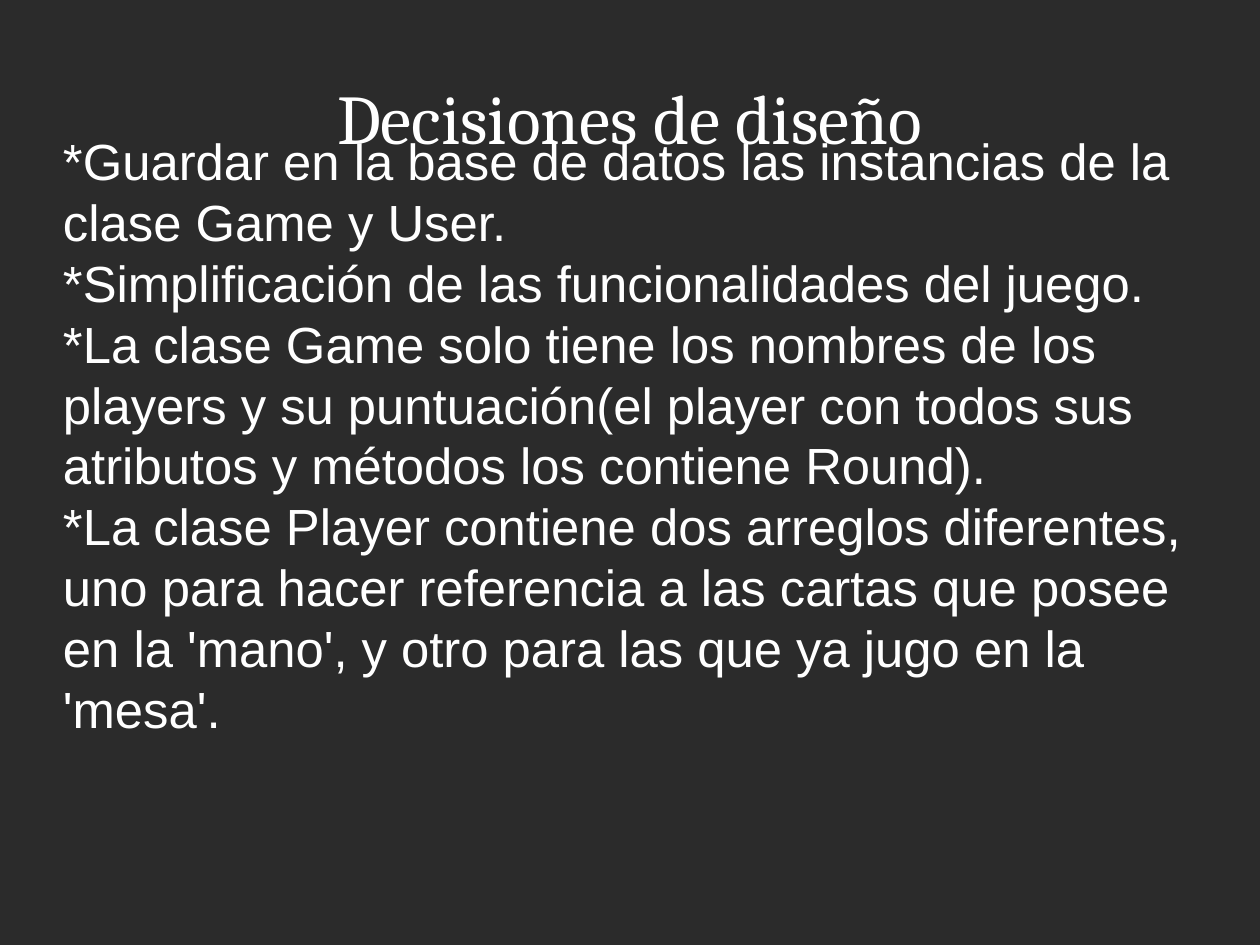
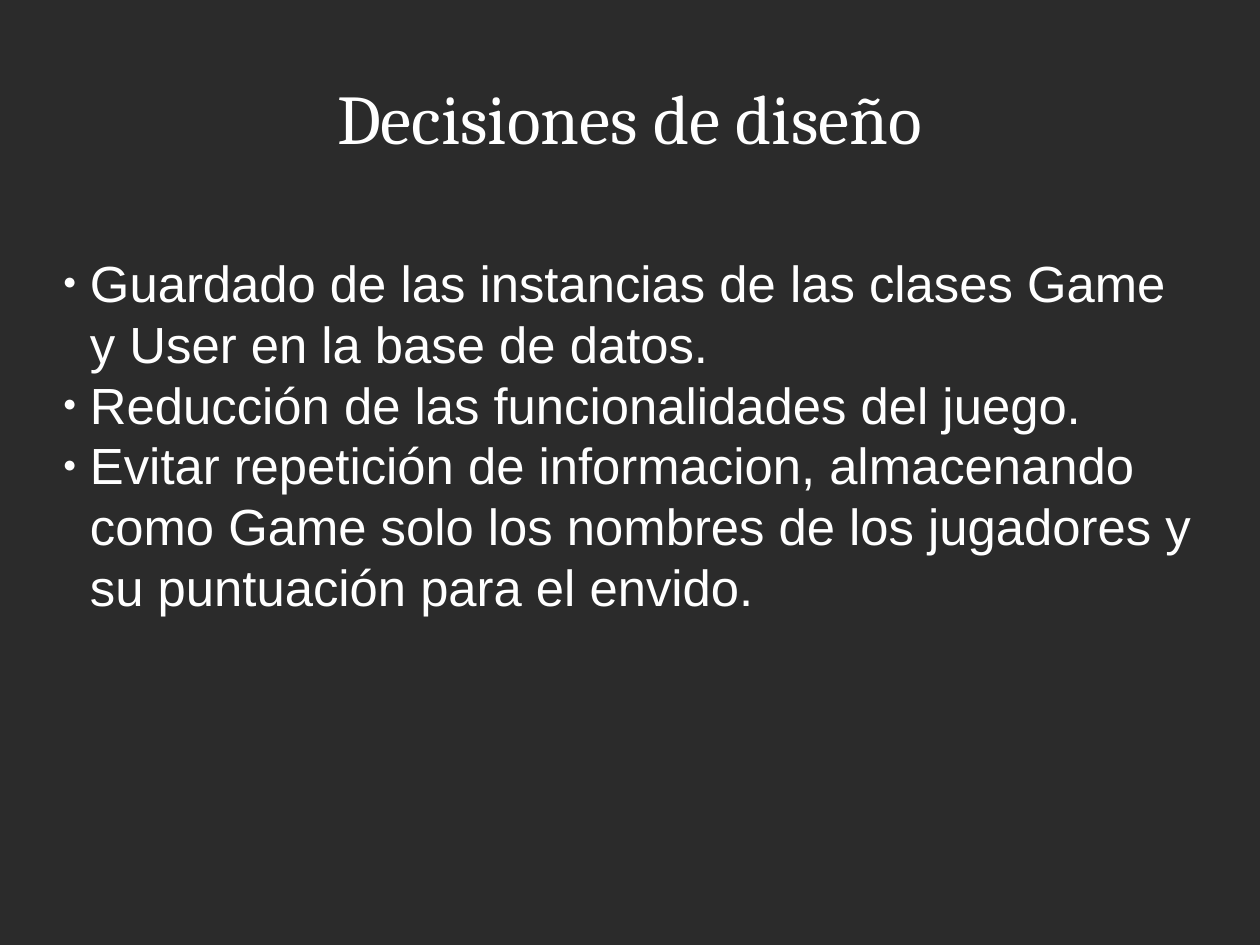
Before and after one commit to elisaboselli/TallerJavaScript, a slide deck: slide 10 of documents/presentacion.odp. Drawn at 1260x945 pixels with LibreOffice and Linux fonts; fonts in the diff are those of the drawing; background and template pictures are left out; a plain dark background stands for a picture behind light text. Boxes give left, top, right and bottom in pixels: in the first picture for what was removed or moved away, otherwise in the second. Text is boxed around its words. In the diff, an @@ line names an element or a change of style, - is before the commit and + after.

```diff
--- a/documents/presentacion.odp
+++ b/documents/presentacion.odp
@@ subtitle at [90,265,1190,617]: text changed @@
-*Guardar en la base de datos las instancias de la clase Game y User.
-*Simplificación de las funcionalidades del juego.
-*La clase Game solo tiene los nombres de los players y su puntuación(el player con todos sus atributos y métodos los contiene Round).
-*La clase Player contiene dos arreglos diferentes, uno para hacer referencia a las cartas que posee en la 'mano', y otro para las que ya jugo en la 'mesa'.
+● Guardado de las instancias de las clases Game y User en la base de datos.
+● Reducción de las funcionalidades del juego.
+● Evitar repetición de informacion, almacenando como Game solo los nombres de los jugadores y su puntuación para el envido.
```
Also in this commit, not shown: 10 other slides changed, 7 other files.
